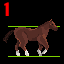
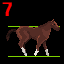
Layered file, before and after one edit (w=64, h=64). Changes by layer:
showed group "walk7" (1st of 2) (3 layers) over [2, 2, 60, 57]
painted on "walk7" (2nd of 2, in "walk7") over [17, 26, 46, 56]
hid group "walk1" (1st of 2) (3 layers) over [2, 2, 60, 57]
painted on "walk1" (2nd of 2, in "walk1") over [17, 26, 38, 41]
